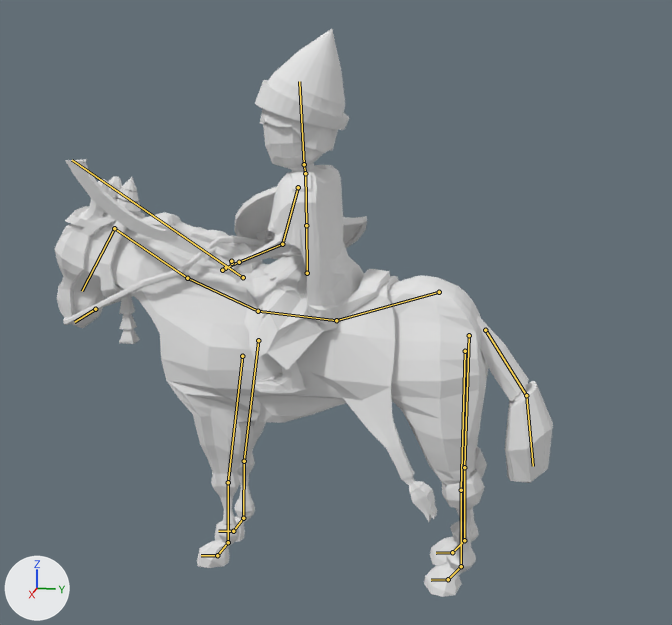
An edit to the Blender file Map/Assets/Models/Sumerians/Sumerian_cavalry/Sumerian_cavalry.blend, drawn before and after from the same camera.
Before and after are seen from a camera (50 mm lens) standing at (5.72, 0.82, 3.18) and looking at (-0.14, -0.36, 1.72). The axes (+X, +Y, +Z) are drawn at lower left. The lights are the same throughout. The bones that bend it are drawn over the model as lines.

Names of what the first picture shows: 'Sumerian'.
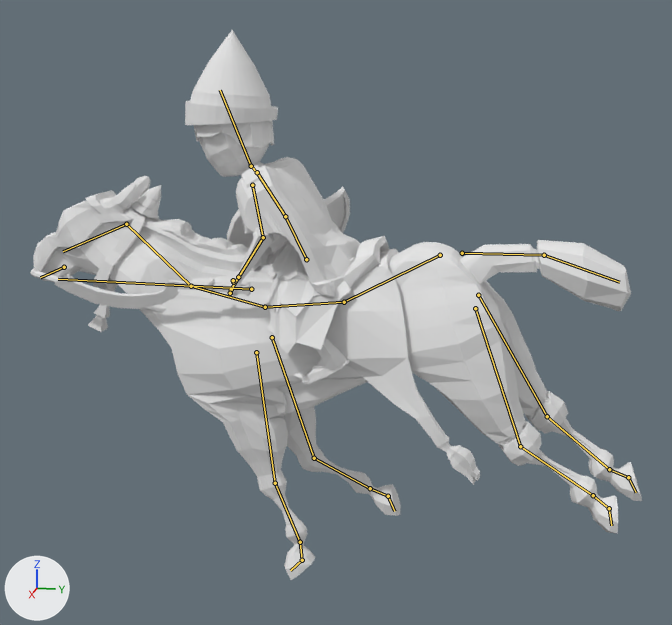
Commit message: Animar Acciones Primarias Sumerian Cavalry

The newer file adds an action. The first version stands in its rest pose; the second is drawn at frame 4 of the action 'Sumerian_Cavalry_Run'.

Scene script edits in JSON lines:
```json
{"block": "bone_coxis", "where": "bone_coxis = bpy.data.objects['Armature'].pose.bones['Coxis']"}
{"op": "set", "path": "bone_coxis.location", "old": "(0.0, 0.0, 0.0)", "new": "(0.0, -0.53, 1.58)"}
{"op": "set", "path": "bone_coxis.rotation_quaternion", "old": "(1.0, 0.0, 0.0, 0.0)", "new": "(0.996, -0.087, 0.0, 0.0)", "note": "degrees (0, 0, 0) -> degrees (-10, 0, 0)"}
{"block": "bone_cuello", "where": "bone_cuello = bpy.data.objects['Armature'].pose.bones['Cuello']  # child of 'Pecho'"}
{"op": "set", "path": "bone_cuello.rotation_quaternion", "old": "(1.0, 0.0, 0.0, 0.0)", "new": "(0.984, 0.18, 0.0, 0.0)", "note": "degrees (0, 0, 0) -> degrees (21, 0, 0)"}
{"block": "bone_cabeza", "where": "bone_cabeza = bpy.data.objects['Armature'].pose.bones['Cabeza']  # child of 'Cuello'"}
{"op": "set", "path": "bone_cabeza.rotation_quaternion", "old": "(1.0, 0.0, 0.0, 0.0)", "new": "(0.974, 0.215, 0.0, 0.0)", "note": "degrees (0, 0, 0) -> degrees (25, 0, 0)"}
{"block": "bone_abdomen_yamato", "where": "bone_abdomen_yamato = bpy.data.objects['Armature'].pose.bones['Abdomen_Yamato']  # child of 'Abdomen'"}
{"op": "set", "path": "bone_abdomen_yamato.rotation_quaternion", "old": "(1.0, 0.0, 0.0, 0.0)", "new": "(0.989, 0.143, 0.0, 0.0)", "note": "degrees (0, 0, 0) -> degrees (16, 0, 0)"}
{"block": "bone_pecho_yamato", "where": "bone_pecho_yamato = bpy.data.objects['Armature'].pose.bones['Pecho_Yamato']  # child of 'Abdomen_Yamato'"}
{"op": "set", "path": "bone_pecho_yamato.rotation_quaternion", "old": "(1.0, 0.0, 0.0, 0.0)", "new": "(0.997, -0.055, -0.009, 0.001)", "note": "degrees (0, 0, 0) -> degrees (-6, -1, 0)"}
{"block": "bone_cabeza_yamato", "where": "bone_cabeza_yamato = bpy.data.objects['Armature'].pose.bones['Cabeza_Yamato']  # child of 'Cuello_Yamato'"}
{"op": "set", "path": "bone_cabeza_yamato.rotation_quaternion", "old": "(1.0, 0.0, 0.0, 0.0)", "new": "(0.993, 0.117, 0.0, -0.003)", "note": "degrees (0, 0, 0) -> degrees (13, 0, 0)"}
{"block": "bone_cola01", "where": "bone_cola01 = bpy.data.objects['Armature'].pose.bones['Cola01']  # child of 'Coxis'"}
{"op": "set", "path": "bone_cola01.location", "old": "(0.0, 0.0, 0.0)", "new": "(0.0, -1.99, -0.09)"}
{"op": "set", "path": "bone_cola01.rotation_quaternion", "old": "(1.0, 0.0, 0.0, 0.0)", "new": "(0.915, 0.402, 0.0, 0.0)", "note": "degrees (0, 0, 0) -> degrees (47, 0, 0)"}
{"block": "bone_cola02", "where": "bone_cola02 = bpy.data.objects['Armature'].pose.bones['Cola02']  # child of 'Cola01'"}
{"op": "set", "path": "bone_cola02.rotation_quaternion", "old": "(1.0, 0.0, 0.0, 0.0)", "new": "(0.995, 0.058, 0.0, 0.0)", "note": "degrees (0, 0, 0) -> degrees (7, 0, 0)"}
{"block": "bone_patadel_control_l", "where": "bone_patadel_control_l = bpy.data.objects['Armature'].pose.bones['PataDel_Control.L']"}
{"op": "set", "path": "bone_patadel_control_l.location", "old": "(0.0, 0.0, 0.0)", "new": "(0.0, -4.3, -0.72)"}
{"op": "set", "path": "bone_patadel_control_l.rotation_quaternion", "old": "(1.0, 0.0, 0.0, 0.0)", "new": "(0.936, 0.352, 0.0, 0.0)", "note": "degrees (0, 0, 0) -> degrees (41, 0, 0)"}
{"block": "bone_patatras_control_l", "where": "bone_patatras_control_l = bpy.data.objects['Armature'].pose.bones['PataTras_Control.L']"}
{"op": "set", "path": "bone_patatras_control_l.location", "old": "(0.0, 0.0, 0.0)", "new": "(0.0, -6.54, -5.24)"}
{"op": "set", "path": "bone_patatras_control_l.rotation_quaternion", "old": "(1.0, 0.0, 0.0, 0.0)", "new": "(0.694, 0.72, 0.0, 0.0)", "note": "degrees (0, 0, 0) -> degrees (92, 0, 0)"}
{"block": "bone_patadel_control_r", "where": "bone_patadel_control_r = bpy.data.objects['Armature'].pose.bones['PataDel_Control.R']"}
{"op": "set", "path": "bone_patadel_control_r.location", "old": "(0.0, 0.0, 0.0)", "new": "(0.0, -7.5, -3.68)"}
{"op": "set", "path": "bone_patadel_control_r.rotation_quaternion", "old": "(1.0, 0.0, 0.0, 0.0)", "new": "(0.599, 0.801, 0.0, 0.0)", "note": "degrees (0, 0, 0) -> degrees (106, 0, 0)"}
{"block": "bone_patatras_control_r", "where": "bone_patatras_control_r = bpy.data.objects['Armature'].pose.bones['PataTras_Control.R']"}
{"op": "set", "path": "bone_patatras_control_r.location", "old": "(0.0, 0.0, 0.0)", "new": "(0.0, -7.36, -5.73)"}
{"op": "set", "path": "bone_patatras_control_r.rotation_quaternion", "old": "(1.0, 0.0, 0.0, 0.0)", "new": "(0.578, 0.816, 0.0, 0.0)", "note": "degrees (0, 0, 0) -> degrees (109, 0, 0)"}
```

Location of each change, [x1, y1, x2, y2] in pixels of the pictures (672 x 625 px):
```json
{"object": "Sumerian", "change": "posed", "before": [55, 29, 553, 597], "after": [31, 30, 642, 580], "on screen": "23% wider"}
{"bone": "Coxis", "before": "(439, 292) to (336, 320)", "after": "(440, 255) to (344, 302)"}
{"bone": "Cuello", "before": "(187, 278) to (114, 228)", "after": "(191, 286) to (126, 224)"}
{"bone": "Cabeza", "before": "(114, 228) to (82, 291)", "after": "(126, 224) to (63, 251)"}
{"bone": "Abdomen_Yamato", "before": "(307, 273) to (306, 225)", "after": "(306, 259) to (285, 216)"}
{"bone": "Pecho_Yamato", "before": "(306, 225) to (305, 173)", "after": "(285, 216) to (257, 172)"}
{"bone": "Cabeza_Yamato", "before": "(304, 164) to (299, 81)", "after": "(251, 166) to (220, 90)"}
{"bone": "Cola01", "before": "(485, 330) to (526, 395)", "after": "(462, 253) to (544, 255)"}
{"bone": "Cola02", "before": "(526, 395) to (533, 466)", "after": "(544, 255) to (619, 282)"}
```
